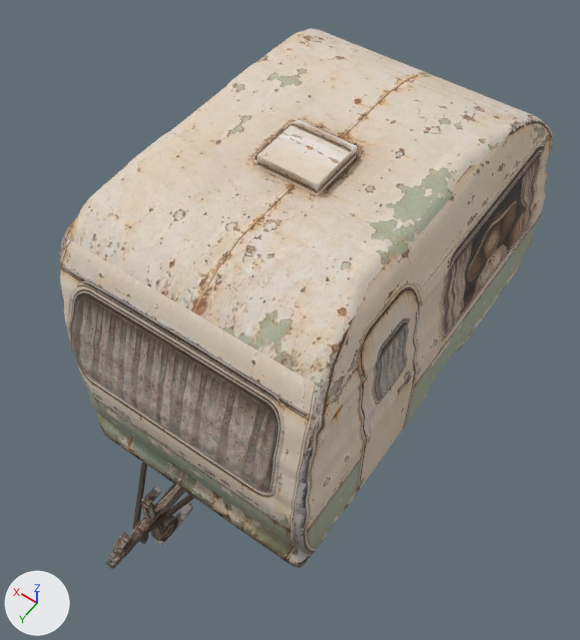
Before and after pictures for a commit that changed the glTF model public/assets/models/wasteland/town/peace-camp.glb.
Before and after are seen from a 50 mm lens placed at (-2.44, 3.75, 6.43), pointed at (-0.08, 0.45, 1.24). The lights are fixed; the arrows at lower left show +X, +Y and +Z. The older version comes first. Where no turn or scale is listed for an object, it has been applied to the vertices.

The first picture shows 'mirage-caravan:body', 'mirage-caravan:roof-vent', 'mirage-caravan:traced-tow-bar' and 2 more.
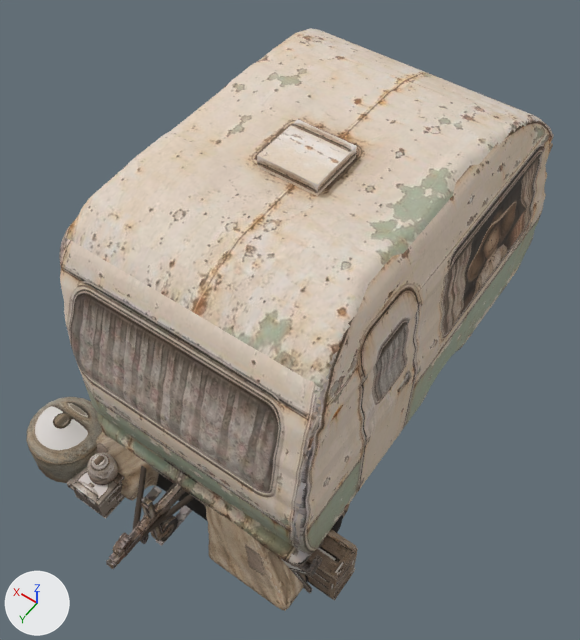
Boxes (x1, y1, x2, y2) around the edits, measured in the pictures (580 x 640 px):
'mirage-camp:tent', added
    after: (96, 431, 350, 611)
    faces in mat_photo___peace_mirage_camp_tent_front (picture img_peace_mirage_camp_tent_front): (96, 434, 285, 611)
    faces in mat_photo___peace_mirage_camp_tent_side (picture img_peace_mirage_camp_tent_side): (97, 431, 350, 611)
    faces in mat_photo___peace_mirage_camp_tent_overhead (picture img_peace_mirage_camp_tent_overhead): (97, 432, 293, 608)
'mirage-camp:water-can', added
    after: (26, 397, 102, 483)
'mirage-camp:crate', added (brown)
    after: (305, 529, 358, 601)
'mirage-camp:stove', added
    after: (67, 465, 125, 518)
'mirage-camp:kettle', added
    after: (88, 453, 118, 485)
'mirage-camp:chair', added
    after: (282, 555, 323, 593)

Edits to the bpy script that builds the scene:
```text
Add ob_mirage_camp_water_can:
    ob_mirage_camp_water_can = bpy.data.objects.new('mirage-camp:water-can', me_mirage_camp_water_can)  # 142 vertices, 280 faces; spans x 0.86..1.54, y 1.651..2.331, z 0.0..0.52; in mat_photo___peace_mirage_camp_water_can (picture img_peace_mirage_camp_water_can)
    ob_mirage_camp_water_can.location = (0.0, 0.0, 0.0)
Add ob_mirage_camp_tent:
    ob_mirage_camp_tent = bpy.data.objects.new('mirage-camp:tent', me_mirage_camp_tent_002)  # 3502 vertices, 7000 faces; spans x -1.2..1.2, y -2.1..2.08, z 0.02..1.51; in mat_photo___peace_mirage_camp_tent_side (picture img_peace_mirage_camp_tent_side), mat_photo___peace_mirage_camp_tent_front (picture img_peace_mirage_camp_tent_front), mat_photo___peace_mirage_camp_tent_front_001 (picture img_peace_mirage_camp_tent_front), mat_photo___peace_mirage_camp_tent_overhead (picture img_peace_mirage_camp_tent_overhead)
    ob_mirage_camp_tent.location = (0.0, 0.0, 0.0)
Add ob_mirage_camp_stove:
    ob_mirage_camp_stove = bpy.data.objects.new('mirage-camp:stove', me_mirage_camp_stove)  # 168 vertices, 332 faces; spans x 0.512..0.928, y 1.831..2.311, z 0.0..0.255; in mat_photo___peace_mirage_camp_stove_kettle (picture img_peace_mirage_camp_stove_kettle)
    ob_mirage_camp_stove.location = (0.0, 0.0, 0.0)
Add ob_mirage_camp_kettle:
    ob_mirage_camp_kettle = bpy.data.objects.new('mirage-camp:kettle', me_mirage_camp_kettle)  # 122 vertices, 240 faces; spans x 0.574..0.826, y 1.945..2.197, z 0.25..0.47; in mat_photo___peace_mirage_camp_stove_kettle (picture img_peace_mirage_camp_stove_kettle)
    ob_mirage_camp_kettle.location = (0.0, 0.0, 0.0)
Add ob_mirage_camp_crate:
    ob_mirage_camp_crate = bpy.data.objects.new('mirage-camp:crate', me_mirage_camp_crate)  # 90 vertices, 176 faces; spans x -1.454..-0.854, y 1.461..1.761, z 0.0..0.48; in mat_photo___peace_mirage_camp_crate_mug (picture img_peace_mirage_camp_crate_mug)
    ob_mirage_camp_crate.location = (0.0, 0.0, 0.0)
Add ob_mirage_camp_chair:
    ob_mirage_camp_chair = bpy.data.objects.new('mirage-camp:chair', me_mirage_camp_chair)  # 484 vertices, 944 faces; spans x -1.332..-0.811, y 1.794..1.829, z 0.0..0.781; in mat_photo___peace_mirage_camp_chair (picture img_peace_mirage_camp_chair)
    ob_mirage_camp_chair.location = (0.0, 0.0, 0.0)
```
